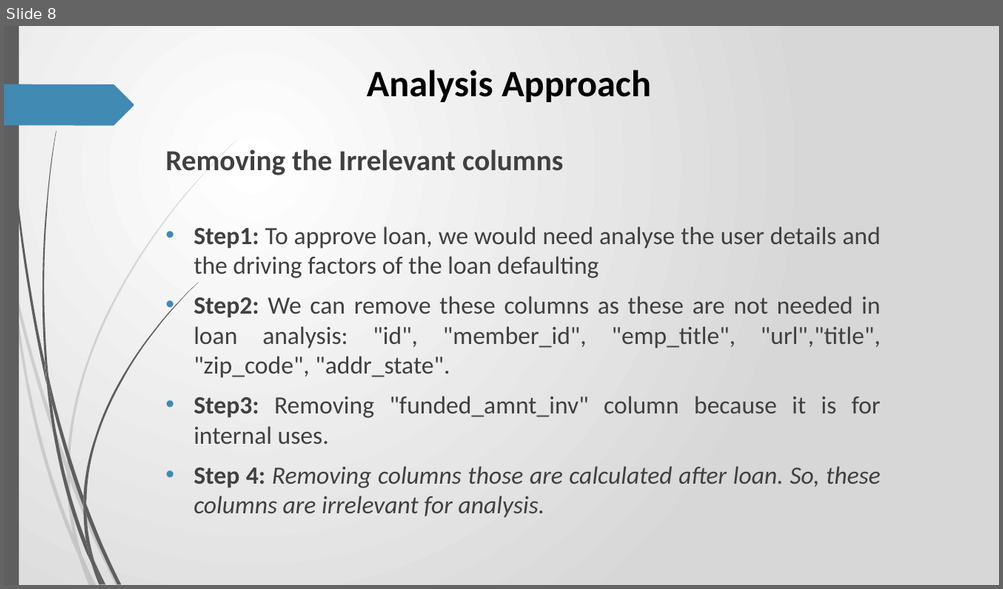
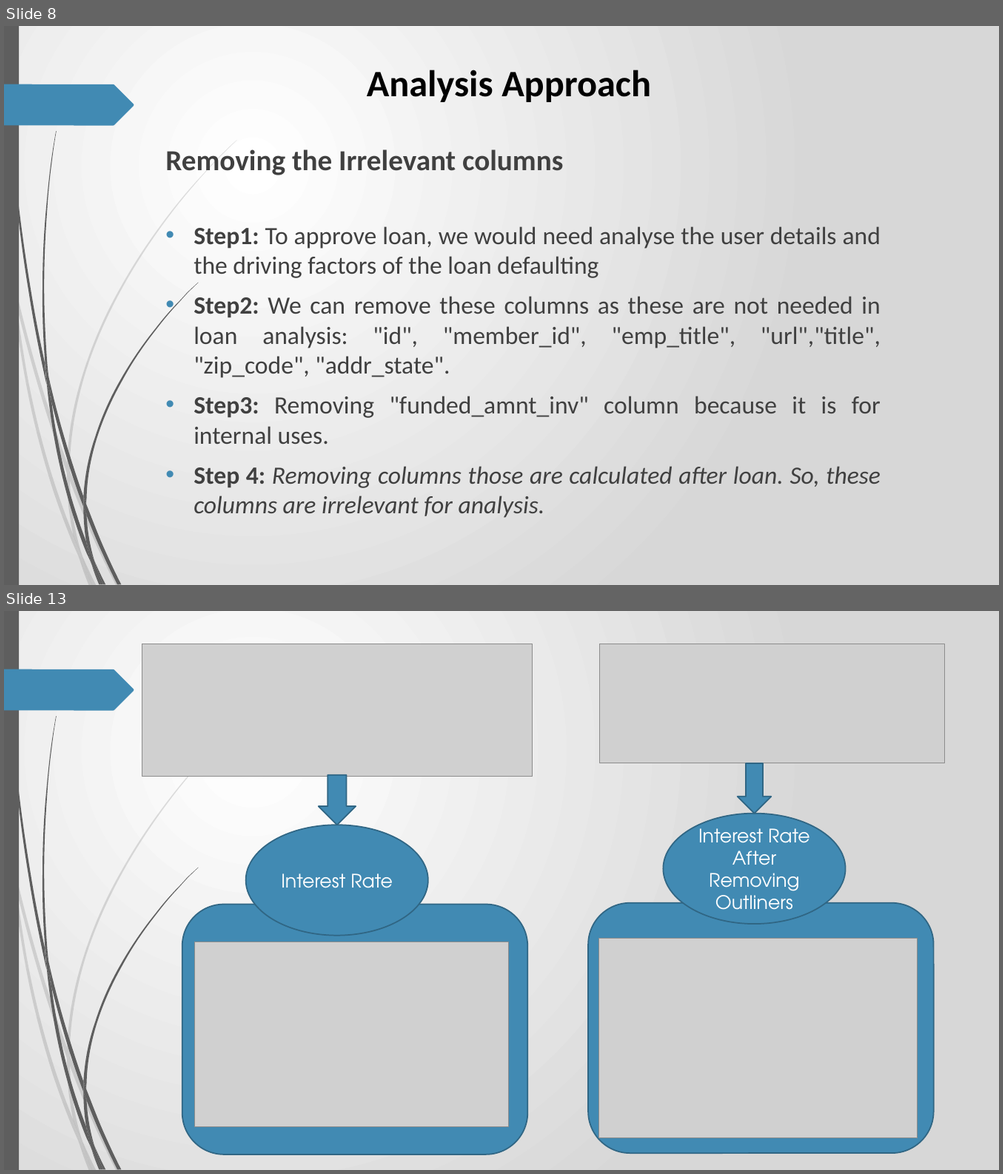
Before and after one commit to RavishankarDuMCA10/LendingClubCaseStudy, a slide deck: Case_Study.pptx. Shown one above the other, each under a label of ours: slide 8 before the commit, slides 8 and 13 after it; the slides between them are not shown. The pictures are 1003x589 and 1003x1174 pixels, drawn with LibreOffice and Linux fonts; fonts in the diff are those of the drawing; grey boxes stand for pictures. Boxes give left, top, right and bottom in pixels: in the first picture for what was removed or moved away, otherwise in the second. Text is boxed around its words. In the diff, an @@ line names an element or a change of style, - is before the commit and + after.

```diff
--- a/Case_Study.pptx
+++ b/Case_Study.pptx
@@ slide 13 added at (4, 611, 999, 1170), background gradient #FFFFFF to #D7D7D7; not listed: 24 template elements that a slide beside it also shows @@
@@ picture added at (142, 644, 533, 776) @@
@@ picture added at (600, 644, 945, 763) @@
@@ down arrow added at (737, 763, 771, 813), fill #418AB3, outline #306684 1.25 pt @@
@@ down arrow added at (318, 775, 356, 825), fill #418AB3, outline #306684 1.25 pt @@
@@ ellipse added at (246, 825, 428, 936), fill #418AB3, outline #306684 1.25 pt, 18 pt, text #FFFFFF @@
+Interest Rate
@@ ellipse added at (663, 813, 845, 923), fill #418AB3, outline #306684 1.25 pt, 18 pt, text #FFFFFF @@
+Interest Rate After Removing Outliners
@@ rounded rectangle added at (182, 904, 528, 1155), fill #418AB3, outline #306684 1.25 pt @@
@@ rounded rectangle added at (588, 903, 933, 1154), fill #418AB3, outline #306684 1.25 pt @@
@@ picture added at (195, 943, 509, 1128) @@
@@ picture added at (599, 939, 917, 1139) @@
```
Also in this commit, not shown: 2 slides changed, 4 other slides added.
